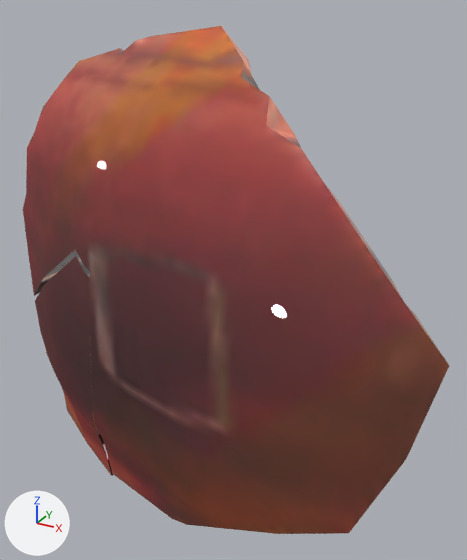
The glTF model obj/Ceramic010.gltf, before and after one commit.
Rendered twice from a camera (50 mm lens) standing at (-0.1225, -0.0346, -0.2445) and looking at (-0.177, 0.0646, -0.2941). The lights are fixed; the arrows at lower left show +X, +Y and +Z. Where no turn or scale is listed for an object, it has been applied to the vertices.

In view in the first picture: 'Ceramic010', 'Ceramic010_001', 'Ceramic010_002', 'Ceramic010_003', 'Ceramic010_004', 'Ceramic010_005'.
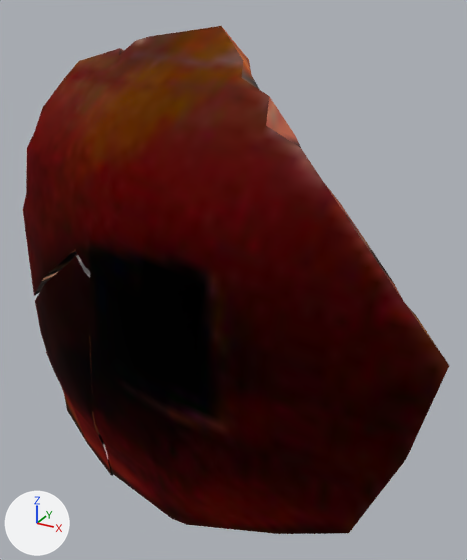
What differs and where, as boxes (x1, y1, x2, y2) in the pictures (467 x 560 px):
'Ceramic010_003', recoloured (brown to black): (137, 237, 449, 534) in both
'Ceramic010_002', recoloured (brown to red): (27, 26, 252, 305) in both
'Ceramic010_004', recoloured (brown to red): (145, 72, 374, 258) in both
'Ceramic010_005', recoloured: (89, 259, 183, 523) in both
'Ceramic010', recoloured (brown to black): (35, 255, 113, 476) in both
'Ceramic010_001', recoloured (brown to red): (23, 160, 78, 296) in both

Patch to the scene script:
```diff
--- a/obj/Ceramic010.gltf.py
+++ b/obj/Ceramic010.gltf.py
@@ mat_harrow @@
+mat_harrow = bpy.data.materials.new('Harrow')
+# colours: black #000000
+# uses the picture img_branalp_diffuse_baked_jpg
@@ me_plane_119 @@
 me_plane_119.from_pydata(...)  # 68 vertices, 132 faces; spans x -0.0195..0.0156, y -0.0128..0.0174, z -0.0296..0.0269
-me_plane_119.materials.append(mat_branalp)
+me_plane_119.materials.append(mat_harrow)
@@ me_plane_120 @@
 me_plane_120.from_pydata(...)  # 40 vertices, 76 faces; spans x -0.0136..0.0157, y -0.0121..0.0114, z -0.019..0.0143
-me_plane_120.materials.append(mat_branalp)
+me_plane_120.materials.append(mat_harrow)
@@ me_plane_121 @@
 me_plane_121.from_pydata(...)  # 78 vertices, 152 faces; spans x -0.0316..0.025, y -0.0166..0.021, z -0.0223..0.0216
-me_plane_121.materials.append(mat_branalp)
+me_plane_121.materials.append(mat_harrow)
@@ me_plane_122 @@
 me_plane_122.from_pydata(...)  # 75 vertices, 146 faces; spans x -0.0168..0.0334, y -0.0071..0.0069, z -0.0377..0.0255
-me_plane_122.materials.append(mat_branalp)
+me_plane_122.materials.append(mat_harrow)
@@ me_plane_123 @@
 me_plane_123.from_pydata(...)  # 47 vertices, 90 faces; spans x -0.0151..0.0224, y -0.01..0.0133, z -0.0105..0.014
-me_plane_123.materials.append(mat_branalp)
+me_plane_123.materials.append(mat_harrow)
@@ me_plane_124 @@
 me_plane_124.from_pydata(...)  # 66 vertices, 128 faces; spans x -0.0141..0.0113, y -0.0084..0.0129, z -0.028..0.0323
-me_plane_124.materials.append(mat_branalp)
+me_plane_124.materials.append(mat_harrow)
```
